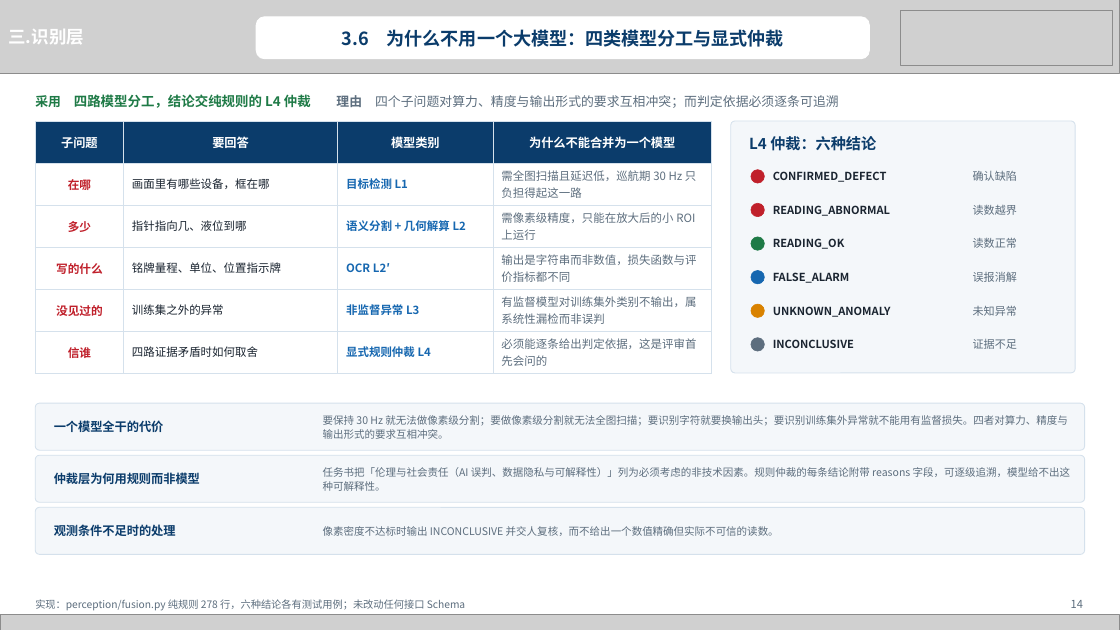
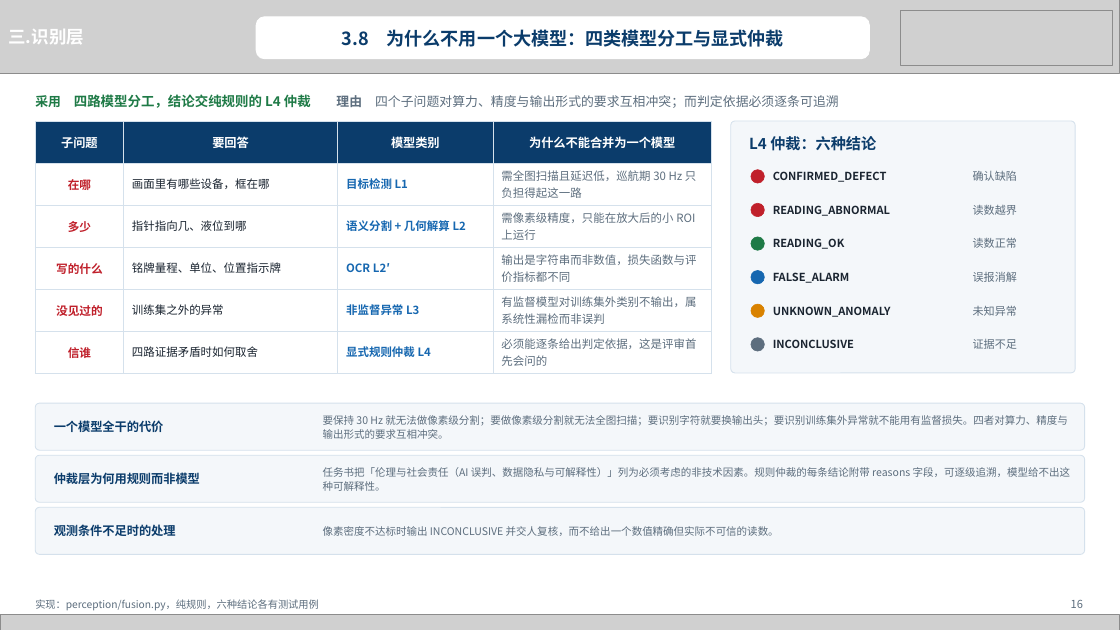
Before and after one commit to heizitalk666/2026summer, a slide deck: slide 16 of deliverables/中期答辩.pptx (slide 14 before the commit). Drawn at 1120x630 pixels with LibreOffice and Linux fonts; fonts in the diff are those of the drawing; grey boxes stand for pictures. Boxes give left, top, right and bottom in pixels: in the first picture for what was removed or moved away, otherwise in the second. Text is boxed around its words. In the diff, an @@ line names an element or a change of style, - is before the commit and + after.

```diff
--- a/deliverables/中期答辩.pptx
+++ b/deliverables/中期答辩.pptx
@@ text at [341, 29, 784, 47]: text changed @@
-3.6 为什么不用一个大模型：四类模型分工与显式仲裁
+3.8 为什么不用一个大模型：四类模型分工与显式仲裁
@@ text at [35, 599, 319, 611]: text changed @@
-实现：perception/fusion.py 纯规则 278 行，六种结论各有测试用例；未改动任何接口 Schema
+实现：perception/fusion.py，纯规则，六种结论各有测试用例
@@ text at [1071, 600, 1083, 608]: text changed @@
-14
+16
```
Also in this commit, not shown: 21 other slides changed, 2 slides added, 4 other files.
